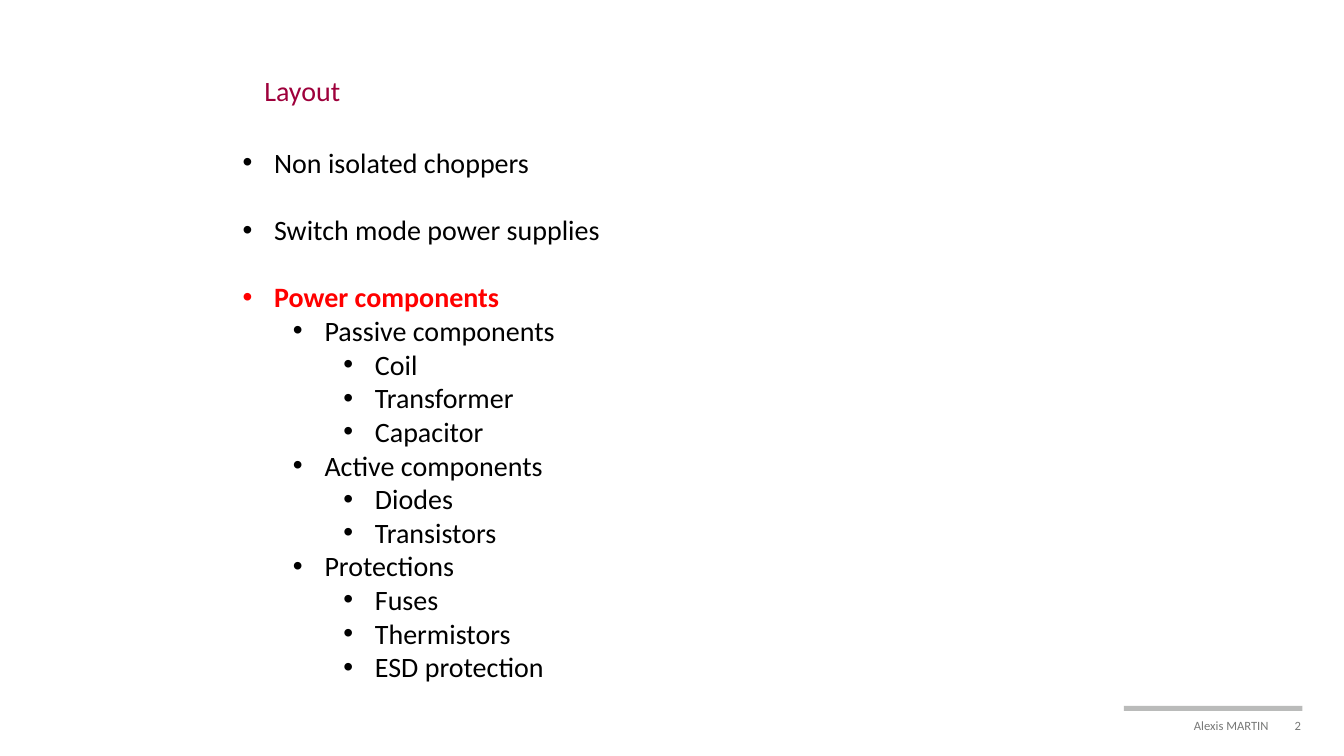
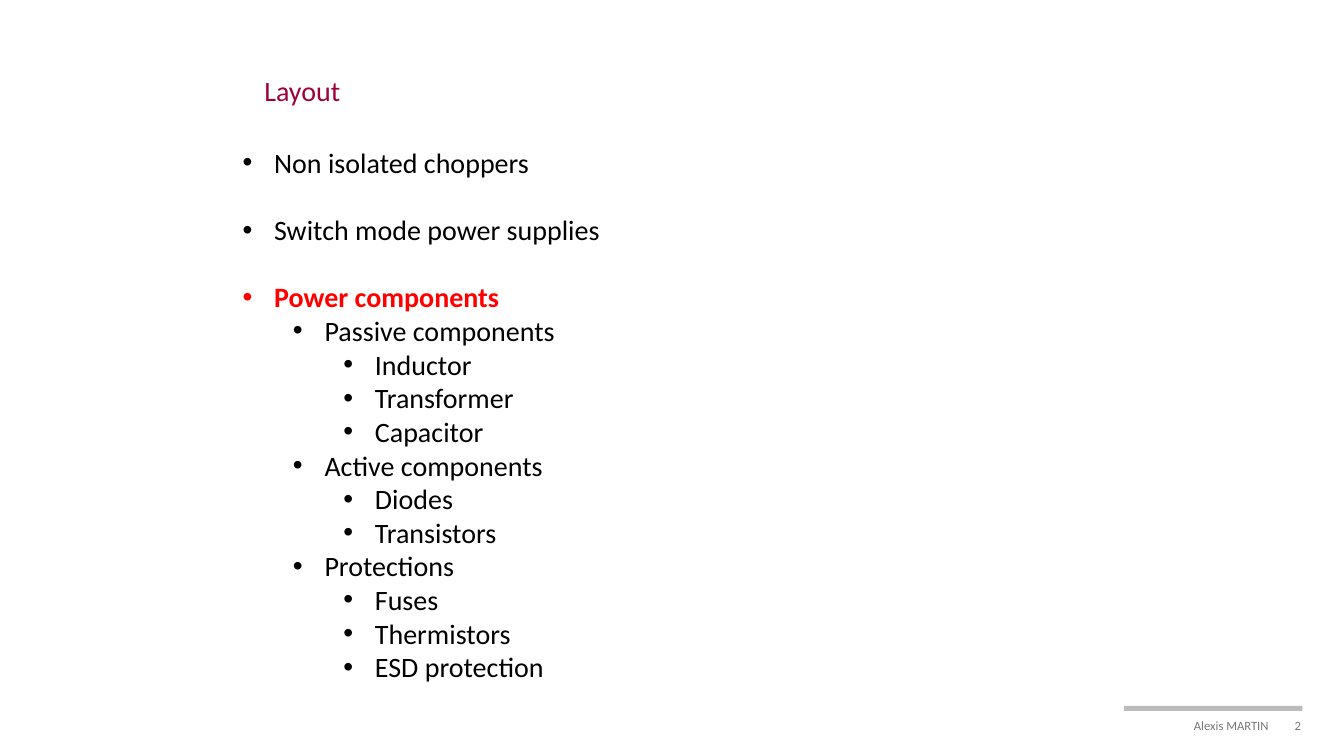
Before and after one commit to alexismartin46/Cours_Electronique_de_Puissance_FISE2, a slide deck: slide 2 of Cours/Cours3_components.pptx. Drawn at 1344x756 pixels with LibreOffice and Linux fonts; fonts in the diff are those of the drawing; background and template pictures are left out. Boxes give left, top, right and bottom in pixels: in the first picture for what was removed or moved away, otherwise in the second. Text is boxed around its words. In the diff, an @@ line names an element or a change of style, - is before the commit and + after.

```diff
--- a/Cours/Cours3_components.pptx
+++ b/Cours/Cours3_components.pptx
@@ text at [375,355,472,376]: text changed @@
-    • Coil
+    • Inductor
```
Also in this commit, not shown: 16 other slides changed, 13 slides added, 1 slide removed.
